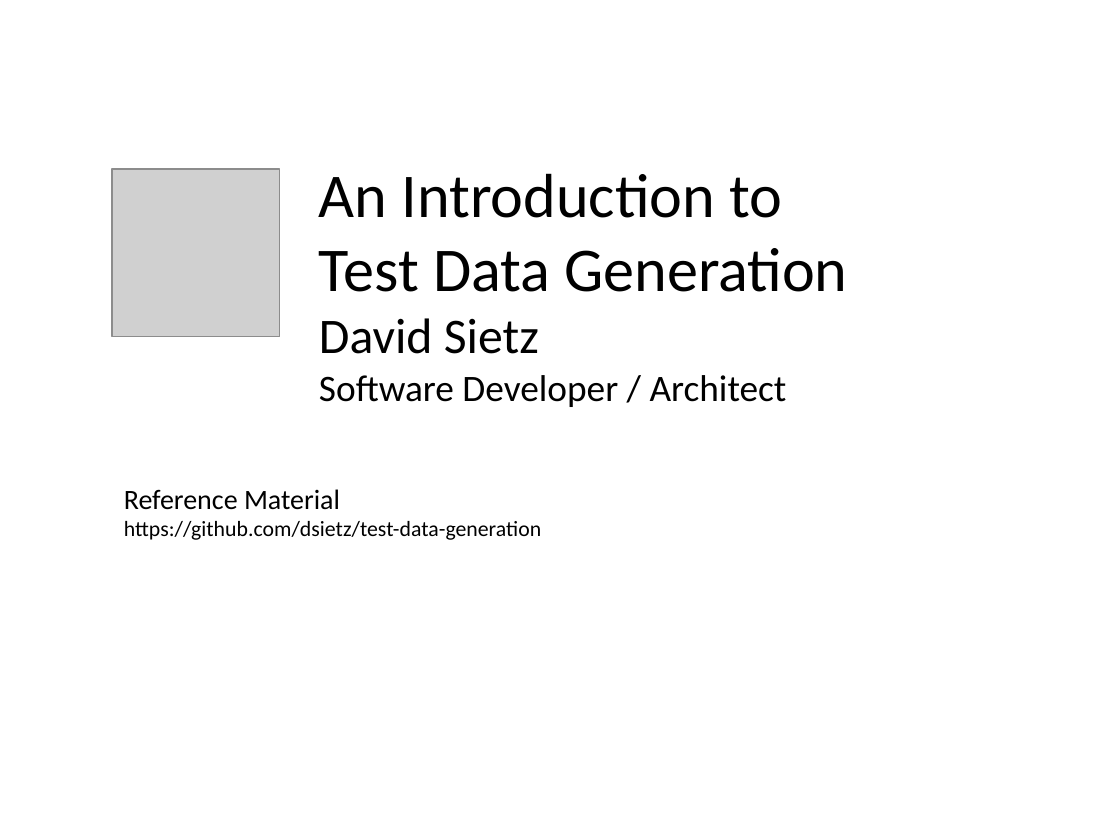
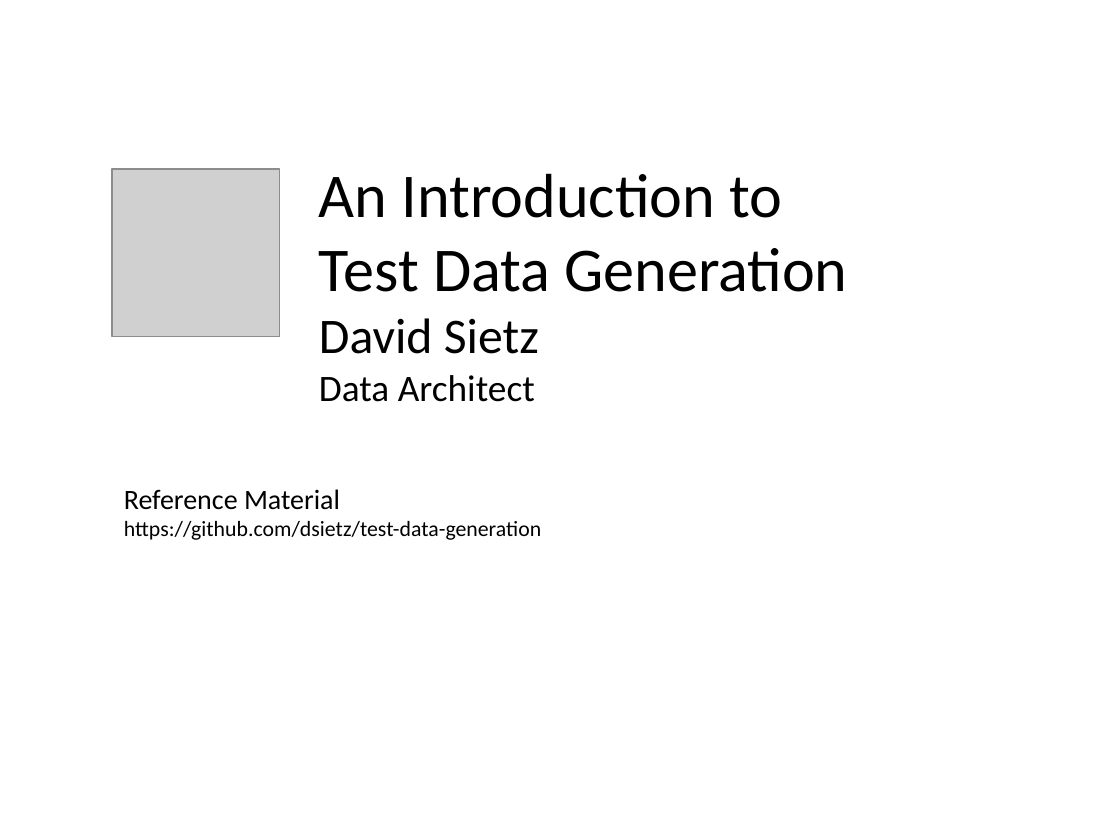
Before and after one commit to dsietz/test-data-generation, a slide deck: slide 1 of An Introduciton to Test Data Generation.pptx. Drawn at 1120x840 pixels with LibreOffice and Linux fonts; fonts in the diff are those of the drawing; grey boxes stand for pictures. Boxes give left, top, right and bottom in pixels: in the first picture for what was removed or moved away, otherwise in the second. Text is boxed around its words. In the diff, an @@ line names an element or a change of style, - is before the commit and + after.

```diff
--- a/An Introduciton to Test Data Generation.pptx
+++ b/An Introduciton to Test Data Generation.pptx
@@ text at bbox=[319, 375, 535, 402]: text changed @@
-Software Developer / Architect
+Data Architect
```
Also in this commit, not shown: 3 other slides changed, 1 slide added, 3 slides removed.
